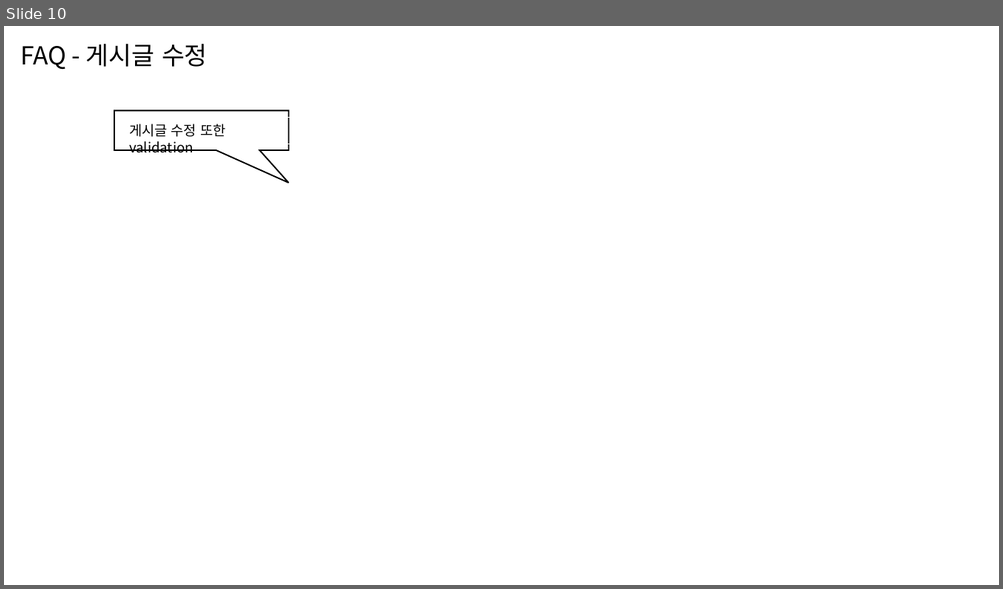
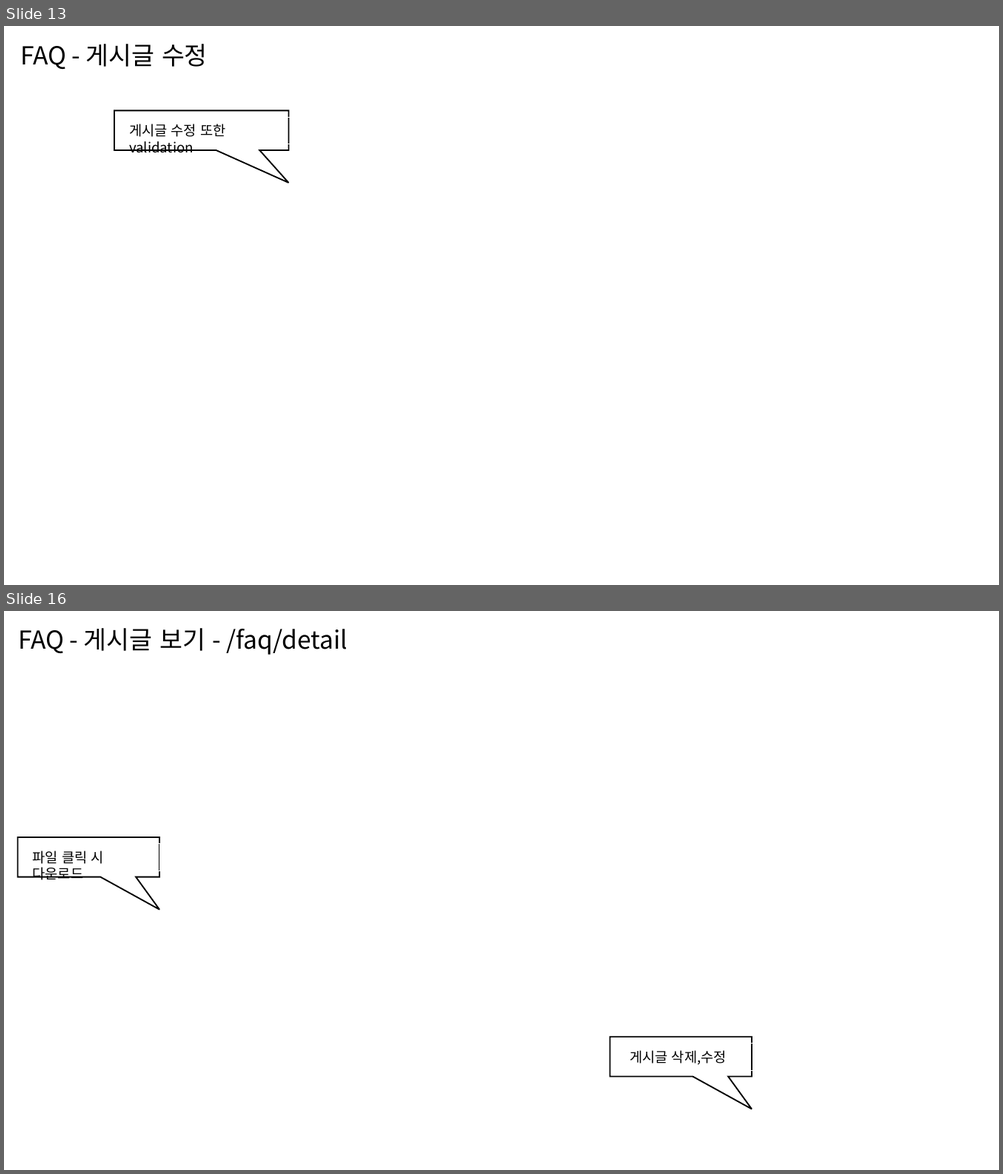
Before and after one commit to sksskdf/Spring_Projects-Java, a slide deck: demo/스마트 휴먼케어.pptx. Shown one above the other, each under a label of ours: slide 10 before the commit, slides 13 and 16 after it; the slides between them are not shown. The pictures are 1003x589 and 1003x1174 pixels, drawn with LibreOffice and Linux fonts; fonts in the diff are those of the drawing; background and template pictures are left out. Boxes give left, top, right and bottom in pixels: in the first picture for what was removed or moved away, otherwise in the second. Text is boxed around its words. In the diff, an @@ line names an element or a change of style, - is before the commit and + after.

```diff
--- a/demo/스마트 휴먼케어.pptx
+++ b/demo/스마트 휴먼케어.pptx
@@ slide 16 added at (4,611,999,1170), background picture (left out) @@
@@ rectangle added at (8,620,386,660), outline #FFFFFF 0 pt, 18 pt, text #000000 @@
+FAQ - 게시글 보기 - /faq/detail
@@ speech box added at (18,837,160,877), fill #FFFFFF, outline #000000 1 pt @@
@@ rectangle added at (23,843,159,871), outline #FFFFFF 0 pt, 10 pt, text #000000 @@
+파일 클릭 시 다운로드
@@ speech box added at (609,1037,752,1076), fill #FFFFFF, outline #000000 1 pt @@
@@ rectangle added at (620,1044,756,1071), outline #FFFFFF 0 pt, 10 pt, text #000000 @@
+게시글 삭제,수정
@@ what was slide 10 is now slide 13 @@
```
Also in this commit, not shown: 6 slides changed, 8 other slides added, 3 other files.
